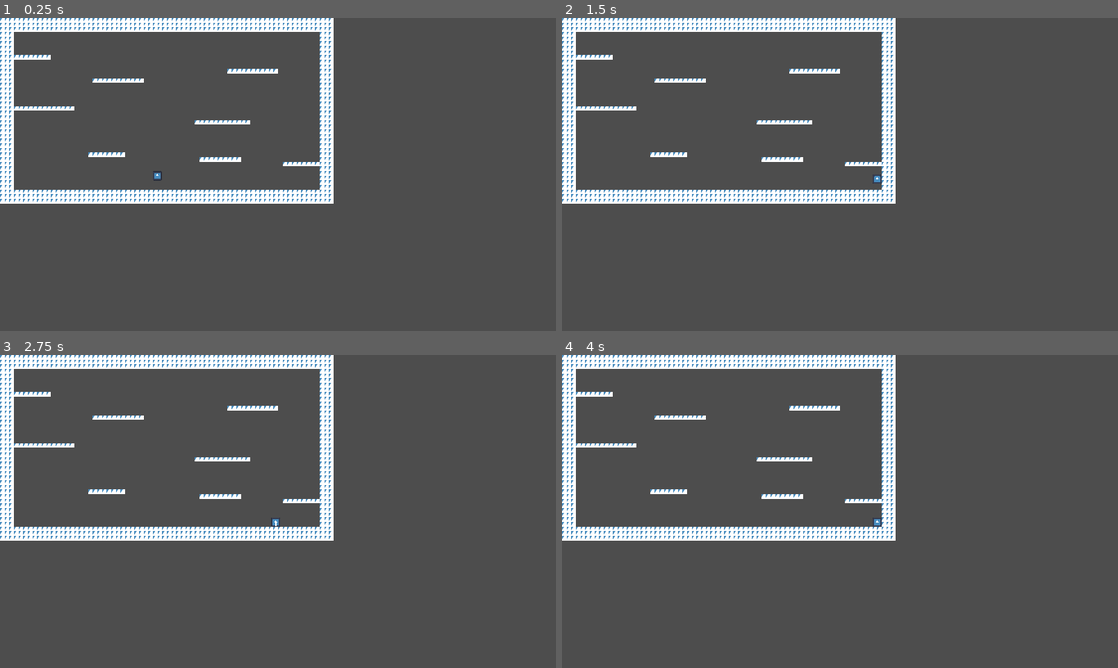
Above: before the commit, frames 1-4 (two rows, left to right).
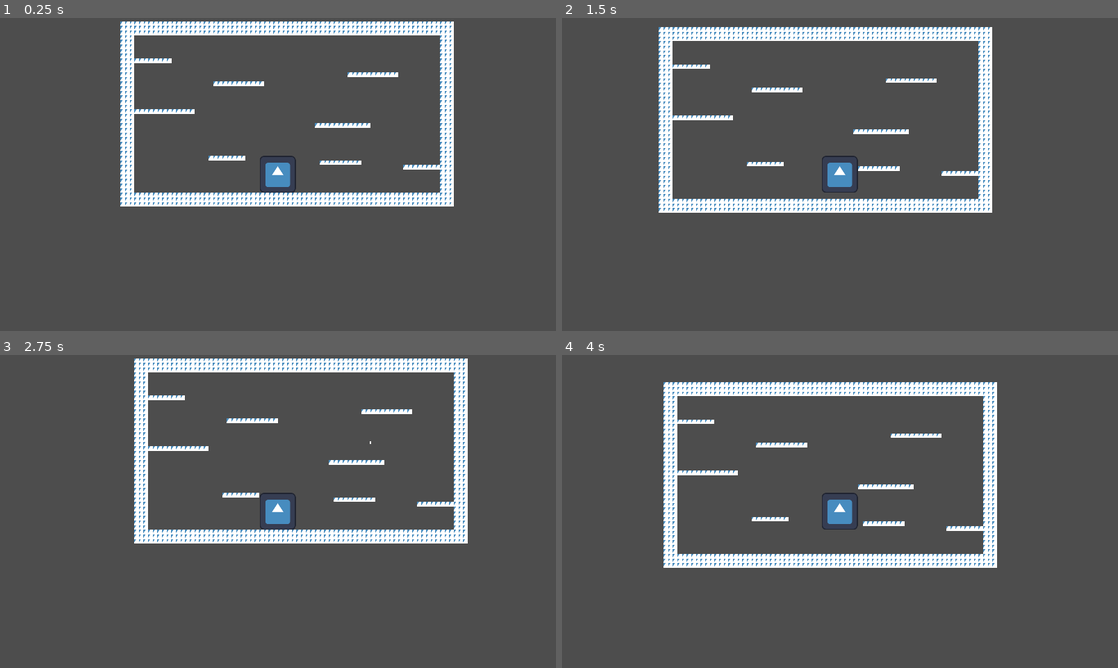
Above: after the commit, the same moments.

Repository: speedacm/Game-Dev-Catformer
Game: Godot game, scene res://Scenes/main.tscn
The game is run twice, just before and just after one commit, with the same random seed, the same clock (stepped at 60 frames per second) and the same inputs. The engine's default icon, where the game draws it, is replaced by a stand-in: a white triangle on a blue panel in a dark square.
Inputs (mouse positions are in pixels of both pictures, inside the frame that each line leads up to):
- Up to frame 1 (0.25 s): no input
- Up to frame 2 (1.5 s): move the mouse to (962, 158) at 0.52 s; press the mouse at (962, 158) at 0.53 s; hold Right (ui_right) from 0.53 s (still down); tap Enter at 1.25 s; move the mouse to (728, 190) at 1.27 s; release the mouse at (728, 190) at 1.28 s; click (728, 190) at 1.35 s
- Up to frame 3 (2.75 s): tap Space at 2 s; move the mouse to (333, 442) at 2.02 s; release Right (ui_right) at 2.03 s; press the mouse at (333, 442) at 2.03 s; hold Left (ui_left) from 2.03 s (still down)
- Up to frame 4 (4 s): move the mouse to (812, 574) at 2.77 s; release Left (ui_left) at 2.78 s; release the mouse at (812, 574) at 2.78 s; hold Right (ui_right) from 2.78 s (still down); click (812, 574) at 2.85 s; move the mouse to (1006, 558) at 3.52 s; press the mouse at (1006, 558) at 3.53 s

The runs differ from the first frame. In frame 1, 13% of the frame differs, in the area x 0-82%, y 0-61%; in frame 2, 15%; in frame 3, 14%; in frame 4, 17%, in the area x 0-79%, y 0-68%.

Commit message:
scaled the player up
Going to add some assets in another branch :)

Diff:
--- a/Scenes/kineplayer.tscn
+++ b/Scenes/kineplayer.tscn
@@ -11,10 +11,11 @@
 
 [node name="Sprite2D" type="Sprite2D" parent="."]
 position = Vector2(-1, -0.5)
-scale = Vector2(0.244, 0.25)
+scale = Vector2(0.976, 1)
 texture = ExtResource("1_gbblk")
 
 [node name="CollisionShape2D" type="CollisionShape2D" parent="."]
 position = Vector2(-1.5, -1.5)
-scale = Vector2(0.25, 0.25)
 shape = SubResource("RectangleShape2D_4xgcb")
+
+[node name="Camera2D" type="Camera2D" parent="."]
Not shown: 1 places in Scenes/kineplayer.tscn that only renumber resources
